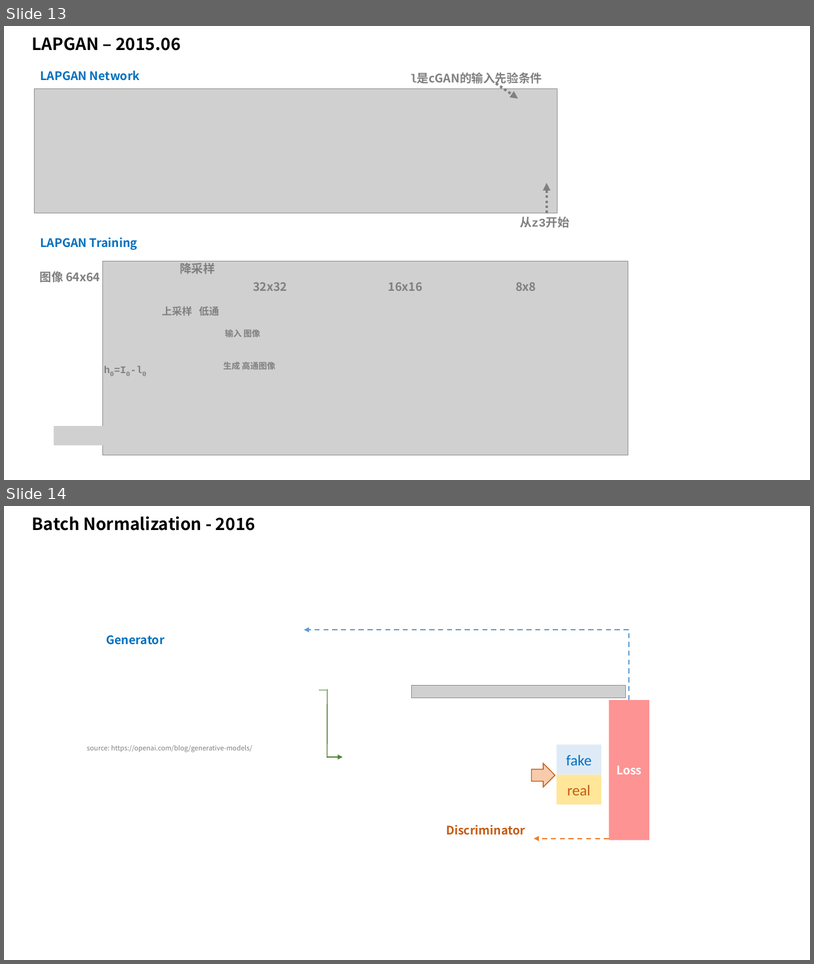
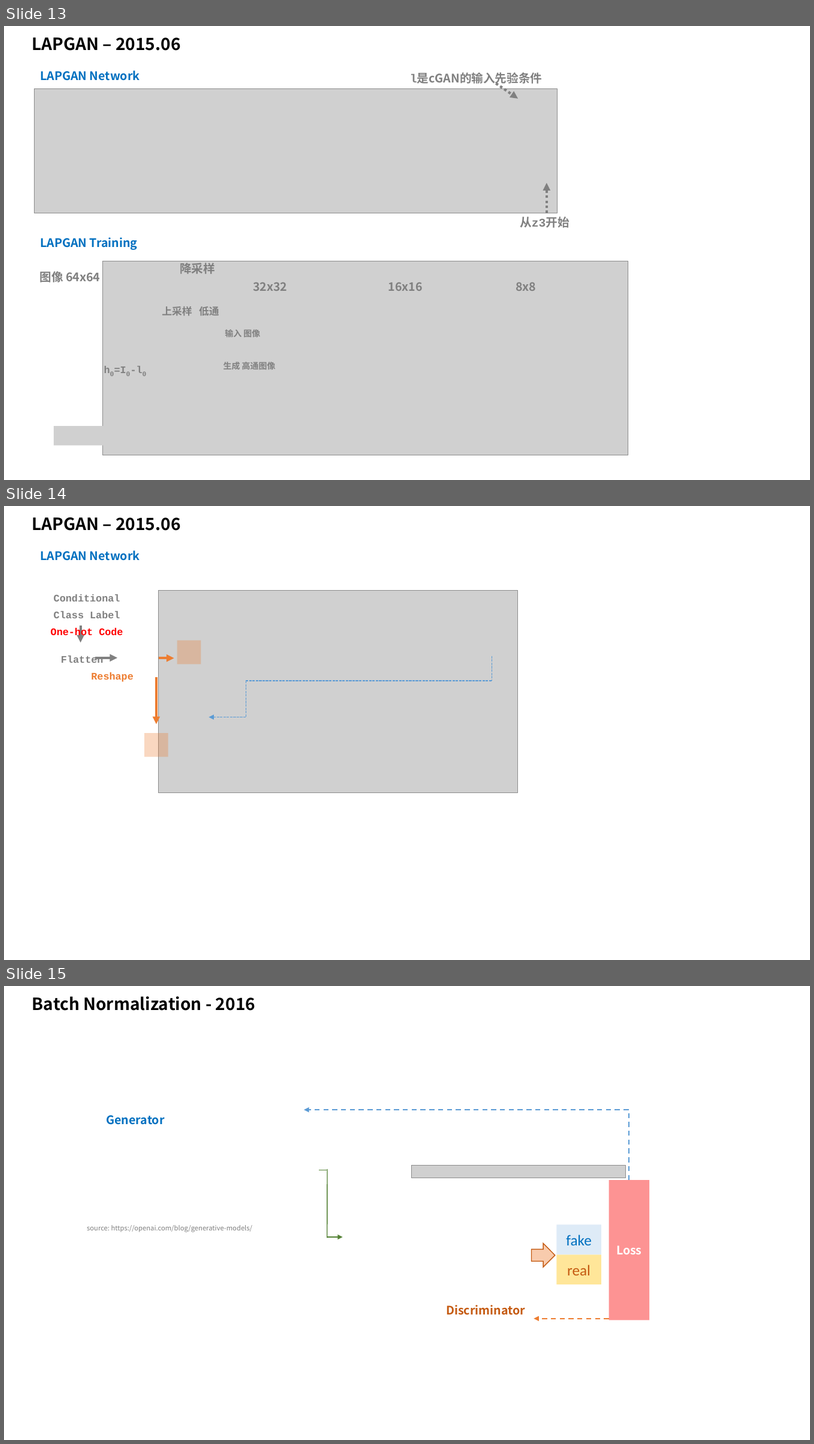
Before and after one commit to taylorguo/GAN_Understanding_Practicing, a slide deck: GAN_Understanding/GANunderstanding.pptx. Shown one above the other, each under a label of ours: slides 13 and 14 before the commit, slides 13, 14 and 15 after it. The pictures are 814x964 and 814x1444 pixels, drawn with LibreOffice and Linux fonts; fonts in the diff are those of the drawing; grey boxes stand for pictures. Boxes give left, top, right and bottom in pixels: in the first picture for what was removed or moved away, otherwise in the second. Text is boxed around its words. In the diff, an @@ line names an element or a change of style, - is before the commit and + after.

```diff
--- a/GAN_Understanding/GANunderstanding.pptx
+++ b/GAN_Understanding/GANunderstanding.pptx
@@ slide 14 added at bbox=[4, 506, 810, 960], background #FFFFFF @@
@@ text added at bbox=[32, 517, 180, 531], 20 pt, text #000000, bold @@
+LAPGAN – 2015.06
@@ text added at bbox=[40, 550, 140, 561], 14 pt, text #0070C0, bold @@
+LAPGAN Network
@@ text added at bbox=[51, 594, 123, 639], 12 pt, text #808080, bold @@
+Conditional Class Label
+One-hot Code
@@ picture added at bbox=[159, 590, 518, 793] @@
@@ arrow added from (81, 626) to (81, 643), #808080 3 pt @@
@@ rectangle added at bbox=[177, 640, 201, 664], fill #ED7D31 at 30% opacity @@
@@ text added at bbox=[61, 655, 134, 682], 12 pt, text #808080, bold @@
+Flatten Reshape
@@ arrow added from (95, 658) to (117, 658), #808080 3 pt @@
@@ arrow added from (159, 658) to (174, 658), #ED7D31 3 pt @@
@@ line added from (492, 656) to (492, 681), #5B9BD5 1 pt dashed @@
@@ arrow added from (156, 677) to (156, 724), #ED7D31 3 pt @@
@@ line added from (492, 681) to (246, 681), #5B9BD5 1 pt dashed @@
@@ line added from (246, 681) to (246, 717), #5B9BD5 1 pt dashed @@
@@ arrow added from (246, 717) to (209, 717), #5B9BD5 1 pt dashed @@
@@ rectangle added at bbox=[144, 733, 168, 756], fill #ED7D31 at 30% opacity @@
@@ what was slide 14 is now slide 15 @@
```
Also in this commit, not shown: 2 other files.
